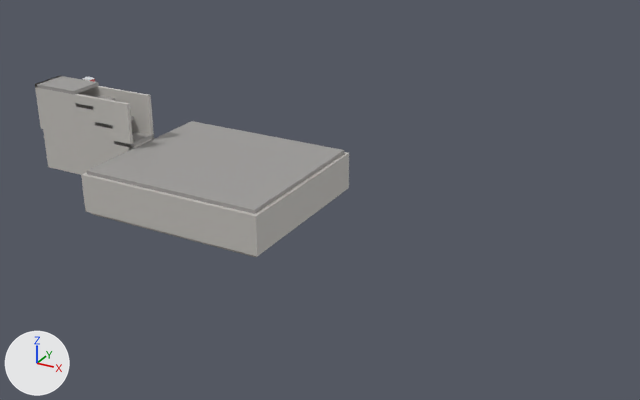
Renders of the Blender file models/sotano/fuente/sotano.blend from each side of a commit.
One viewpoint serves both versions: a 50 mm camera at (38.1, -39.6, 16.9) aimed at (17.7, -2.5, -1.6). Lighting does not change. The marker at lower left points along +X, +Y and +Z. The picture after the commit comes second. Objects named as collision shapes, trigger or cutter boxes, shadow casters or lower levels of detail are left out.

Objects in the first picture: 'Descanso_muro_oeste_s-convcol', 'Descanso_techo-convcol', 'Muro_este-convcol', 'Muro_sur-convcol', 'Pasillo_muro_n-convcol', 'Pasillo_muro_s-convcol', 'Pasillo_techo_0-convcol', 'Pasillo_techo_2-convcol', 'Piso-convcol', 'Techo-convcol' and 3 more.
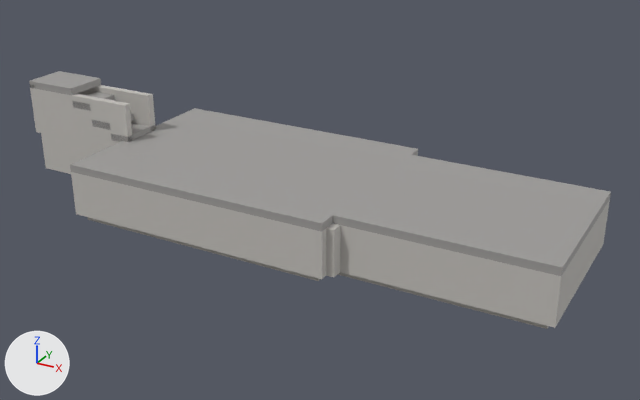
Where the newer file only moved an object's origin or applied its transform, the numbers keep the older frame.

Patch to the scene script:
```diff
--- a/models/sotano/fuente/sotano.blend.py
+++ b/models/sotano/fuente/sotano.blend.py
@@ me_piso @@
-me_piso.from_pydata(...)  # 8 vertices, 6 faces; spans x -5.2..5.2, y -4.6..4.6, z -0.1..0.1
-me_piso.vertices[0].co = (-5.2, -4.6, -0.1)  # pixel (91, 214)
-me_piso.vertices[1].co = (5.2, -4.6, -0.1)  # pixel (256, 257)
-me_piso.vertices[2].co = (5.2, 4.6, -0.1)  # pixel (343, 191)
-me_piso.vertices[3].co = (-5.2, 4.6, -0.1)
-me_piso.vertices[4].co = (-5.2, -4.6, 0.1)
-me_piso.vertices[5].co = (5.2, -4.6, 0.1)
-me_piso.vertices[6].co = (5.2, 4.6, 0.1)
-me_piso.vertices[7].co = (-5.2, 4.6, 0.1)
+me_piso.from_pydata(...)  # 8 vertices, 6 faces; spans x -7.0..7.0, y -5.0..5.0, z -0.2..0.2
+# me_piso part 1
+me_piso.vertices[0].co = (-7.0, -5.0, -0.2)  # pixel (87, 219)
+me_piso.vertices[1].co = (7.0, -5.0, -0.2)  # pixel (318, 281)
+me_piso.vertices[2].co = (7.0, 5.0, -0.2)
+me_piso.vertices[3].co = (-7.0, 5.0, -0.2)
+me_piso.vertices[4].co = (-7.0, -5.0, 0.2)
+me_piso.vertices[5].co = (7.0, -5.0, 0.2)
+me_piso.vertices[6].co = (7.0, 5.0, 0.2)
+me_piso.vertices[7].co = (-7.0, 5.0, 0.2)
 me_piso.materials.append(mat_concreto_piso)
@@ me_techo @@
-me_techo.from_pydata(...)  # 8 vertices, 6 faces; spans x -5.2..5.2, y -4.6..4.6, z -0.1..0.1
-me_techo.vertices[0].co = (-5.2, -4.6, -0.1)  # pixel (86, 174)
-me_techo.vertices[1].co = (5.2, -4.6, -0.1)  # pixel (254, 213)
-me_techo.vertices[2].co = (5.2, 4.6, -0.1)  # pixel (344, 153)
-me_techo.vertices[3].co = (-5.2, 4.6, -0.1)
-me_techo.vertices[4].co = (-5.2, -4.6, 0.1)  # pixel (86, 170)
-me_techo.vertices[5].co = (5.2, -4.6, 0.1)  # pixel (254, 210)
-me_techo.vertices[6].co = (5.2, 4.6, 0.1)  # pixel (344, 150)
-me_techo.vertices[7].co = (-5.2, 4.6, 0.1)  # pixel (191, 121)
+me_techo.from_pydata(...)  # 8 vertices, 6 faces; spans x -7.4..7.4, y -5.4..5.4, z -0.2..0.2
+# me_techo part 2
+me_techo.vertices[0].co = (-7.4, -5.4, -0.2)  # pixel (70, 171)
+me_techo.vertices[1].co = (7.4, -5.4, -0.2)  # pixel (321, 231)
+me_techo.vertices[2].co = (7.4, 5.4, -0.2)  # pixel (417, 155)
+me_techo.vertices[3].co = (-7.4, 5.4, -0.2)
+me_techo.vertices[4].co = (-7.4, -5.4, 0.2)  # pixel (69, 164)
+me_techo.vertices[5].co = (7.4, -5.4, 0.2)  # pixel (321, 223)
+me_techo.vertices[6].co = (7.4, 5.4, 0.2)  # pixel (418, 148)
+me_techo.vertices[7].co = (-7.4, 5.4, 0.2)  # pixel (194, 108)
 me_techo.materials.append(mat_concreto_techo)
@@ me_muro_sur @@
-me_muro_sur.from_pydata(...)  # 8 vertices, 6 faces; spans x -5.4..5.4, y -0.1..0.1, z -1.05..1.05
+me_muro_sur.from_pydata(...)  # 8 vertices, 6 faces; spans x -7.4..7.4, y -0.2..0.2, z -1.2..1.2
+# me_muro_sur part 3: the whole mesh is scaled about its middle by (1.37, 2, 1.14)
 me_muro_sur.materials.append(mat_block)
@@ ob_descanso_techo_convcol @@
 ob_descanso_techo_convcol = bpy.data.objects.new('Descanso_techo-convcol', me_descanso_techo)
-ob_descanso_techo_convcol.location = (1.3, -3.1, 2.4)
+ob_descanso_techo_convcol.location = (1.2, -3.1, 2.5)
@@ ob_descanso_muro_oeste_s_convcol @@
 ob_descanso_muro_oeste_s_convcol = bpy.data.objects.new('Descanso_muro_oeste_s-convcol', me_descanso_muro_oeste_s)
-ob_descanso_muro_oeste_s_convcol.location = (-0.1, -3.85, 1.15)
+ob_descanso_muro_oeste_s_convcol.location = (-0.2, -3.96, 1.05)
@@ ob_pasillo_techo_0_convcol @@
 ob_pasillo_techo_0_convcol = bpy.data.objects.new('Pasillo_techo_0-convcol', me_pasillo_techo_0)
-ob_pasillo_techo_0_convcol.location = (3.45, -3.1, 1.7)
+ob_pasillo_techo_0_convcol.location = (3.45, -3.1, 1.8)
@@ ob_pasillo_techo_2_convcol @@
 ob_pasillo_techo_2_convcol = bpy.data.objects.new('Pasillo_techo_2-convcol', me_pasillo_techo_2)
-ob_pasillo_techo_2_convcol.location = (6.0, -3.1, -0.1)
+ob_pasillo_techo_2_convcol.location = (6.0, -3.1, 0.3)
@@ ob_piso_convcol @@
 ob_piso_convcol = bpy.data.objects.new('Piso-convcol', me_piso)
-ob_piso_convcol.location = (11.8, -3.1, -2.7)
+ob_piso_convcol.location = (13.6, -3.0, -2.8)
@@ ob_techo_convcol @@
 ob_techo_convcol = bpy.data.objects.new('Techo-convcol', me_techo)
-ob_techo_convcol.location = (11.8, -3.1, -0.4)
+ob_techo_convcol.location = (13.6, -3.0, 0.0)
@@ ob_muro_sur_convcol @@
 ob_muro_sur_convcol = bpy.data.objects.new('Muro_sur-convcol', me_muro_sur)
-ob_muro_sur_convcol.location = (11.8, -7.8, -1.55)
+ob_muro_sur_convcol.location = (13.6, -8.2, -1.4)
@@ ob_muro_este_convcol @@
-ob_muro_este_convcol = bpy.data.objects.new('Muro_este-convcol', me_muro_este)
@@ ob_muro_medio_tapa_s_convcol @@
+ob_muro_medio_tapa_s_convcol = bpy.data.objects.new('Muro_medio_tapa_s-convcol', me_muro_medio_tapa_s)  # a box spanning x -0.2..0.2, y -0.5..0.5, z -1.2..1.2; in mat_block (light grey #c4c0bc)
+ob_muro_medio_tapa_s_convcol.location = (21.2, -7.5, -1.4)
@@ ob_muro2_este_convcol @@
+ob_muro2_este_convcol = bpy.data.objects.new('Muro2_este-convcol', me_muro2_este)  # a box spanning x -0.2..0.2, y -4.0..4.0, z -1.2..1.2; in mat_block (light grey #c4c0bc)
+ob_muro2_este_convcol.location = (31.2, -3.0, -1.4)
@@ ob_muro2_sur_convcol @@
+ob_muro2_sur_convcol = bpy.data.objects.new('Muro2_sur-convcol', me_muro2_sur)  # a box spanning x -5.2..5.2, y -0.2..0.2, z -1.2..1.2; in mat_block (light grey #c4c0bc)
+ob_muro2_sur_convcol.location = (26.2, -7.2, -1.4)
@@ ob_muro2_norte_convcol @@
+ob_muro2_norte_convcol = bpy.data.objects.new('Muro2_norte-convcol', me_muro2_sur.copy())
+ob_muro2_norte_convcol.location = (26.2, 1.2, -1.4)
@@ ob_techo2_convcol @@
+ob_techo2_convcol = bpy.data.objects.new('Techo2-convcol', me_techo2)  # a box spanning x -5.2..5.2, y -4.4..4.4, z -0.2..0.2; in mat_concreto_techo (grey #a09e9b)
+ob_techo2_convcol.location = (26.2, -3.0, 0.0)
@@ ob_piso2_convcol @@
+ob_piso2_convcol = bpy.data.objects.new('Piso2-convcol', me_piso2)  # a box spanning x -5.2..5.2, y -4.0..4.0, z -0.2..0.2; in mat_concreto_piso (grey #adaaa4)
+ob_piso2_convcol.location = (25.8, -3.0, -2.8)
```

Location of each change, (x1, y1, x2, y2) in pixels of the pictures (640 x 400 px):
'Techo-convcol', reshaped, moved (35% wider, 33% taller): before (86, 121, 344, 214); after (70, 108, 418, 232)
'Techo2-convcol', added: after (333, 155, 611, 276)
'Muro_sur-convcol', moved, rescaled (43% wider, 30% taller): before (81, 174, 259, 256); after (71, 172, 326, 279)
'Muro2_sur-convcol', added: after (340, 225, 564, 328)
'Muro_este-convcol', deleted: before (255, 154, 348, 255)
'Muro2_este-convcol', added: after (558, 203, 608, 322)
'Descanso_techo-convcol', moved: before (37, 76, 99, 95); after (29, 71, 101, 95)
'Piso-convcol', reshaped, moved: before (91, 193, 342, 257); after (88, 217, 320, 281)
'Muro_medio_tapa_s-convcol', added: after (326, 223, 340, 278)
'Piso2-convcol', added (mostly hidden): after (338, 272, 549, 329)
'Pasillo_techo_2-convcol', moved: before (115, 132, 154, 147); after (111, 123, 156, 142)
'Descanso_muro_oeste_s-convcol', moved: before (35, 82, 43, 129); after (30, 84, 41, 133)
'Pasillo_techo_0-convcol', moved: before (76, 95, 115, 110); after (73, 92, 115, 111)
'Muro2_norte-convcol', added: after (602, 200, 610, 246)
